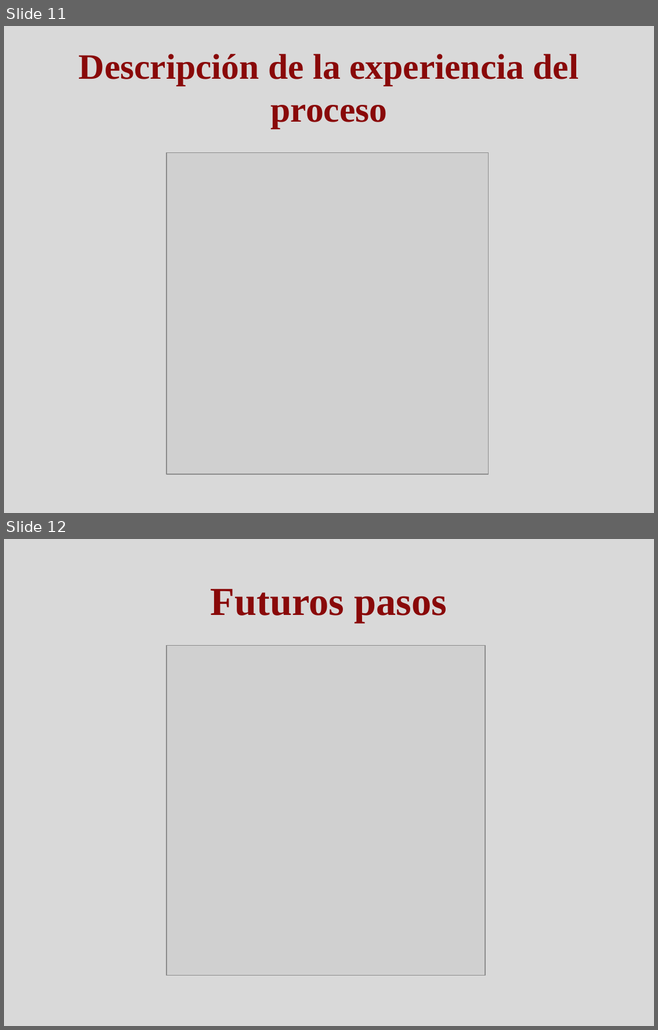
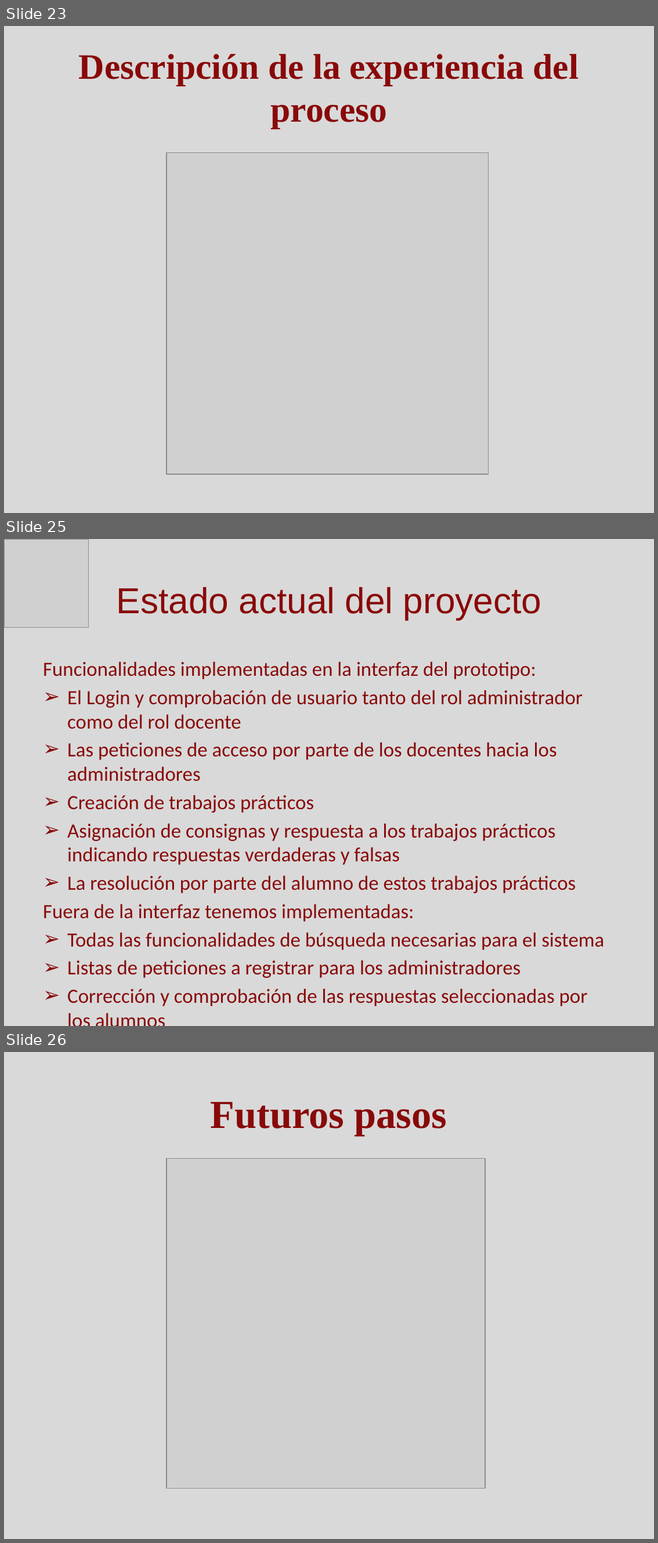
Before and after one commit to Skruptovski/SCTps, a slide deck: Documentación/Presentacion SCTPs.pptx. Shown one above the other, each under a label of ours: slides 11 and 12 before the commit, slides 23, 25 and 26 after it; the slides between them are not shown. The pictures are 658x1030 and 658x1543 pixels, drawn with LibreOffice and Linux fonts; fonts in the diff are those of the drawing; grey boxes stand for pictures. Boxes give left, top, right and bottom in pixels: in the first picture for what was removed or moved away, otherwise in the second. Text is boxed around its words. In the diff, an @@ line names an element or a change of style, - is before the commit and + after.

Commit message:
Actualizo ppt. Todavía faltan explicaciones (las descripciónes que agregue las podemos suprimir)

```diff
--- a/Documentación/Presentacion SCTPs.pptx
+++ b/Documentación/Presentacion SCTPs.pptx
@@ slide 25 added at box(4, 539, 654, 1026), background #D9D9D9 @@
@@ picture added at box(4, 539, 89, 627) @@
@@ title added at box(117, 587, 541, 620), 40 pt, text #890909 @@
+Estado actual del proyecto
@@ text added at box(43, 662, 604, 1006), 22.4 pt, text #890909 @@
+Funcionalidades implementadas en la interfaz del prototipo:
+➢ El Login y comprobación de usuario tanto del rol administrador como del rol docente
+➢ Las peticiones de acceso por parte de los docentes hacia los administradores
+➢ Creación de trabajos prácticos
+➢ Asignación de consignas y respuesta a los trabajos prácticos indicando respuestas verdaderas y falsas
+➢ La resolución por parte del alumno de estos trabajos prácticos
+Fuera de la interfaz tenemos implementadas:
+➢ Todas las funcionalidades de búsqueda necesarias para el sistema
+➢ Listas de peticiones a registrar para los administradores
+➢ Corrección y comprobación de las respuestas seleccionadas por los alumnos
@@ what was slide 11 is now slide 23 @@
@@ what was slide 12 is now slide 26 @@
```
Also in this commit, not shown: 14 other slides added, 7 other files.
